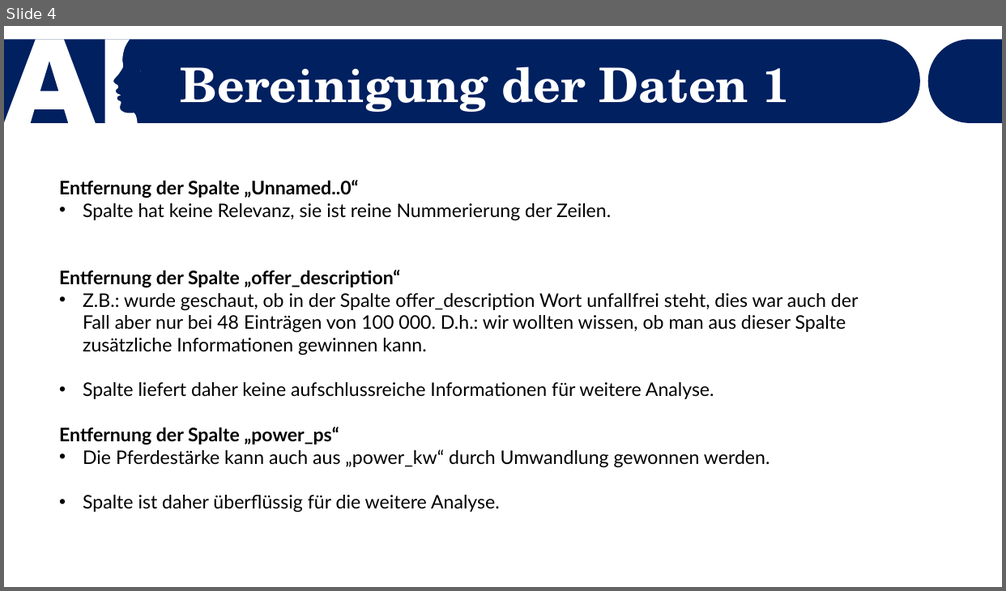
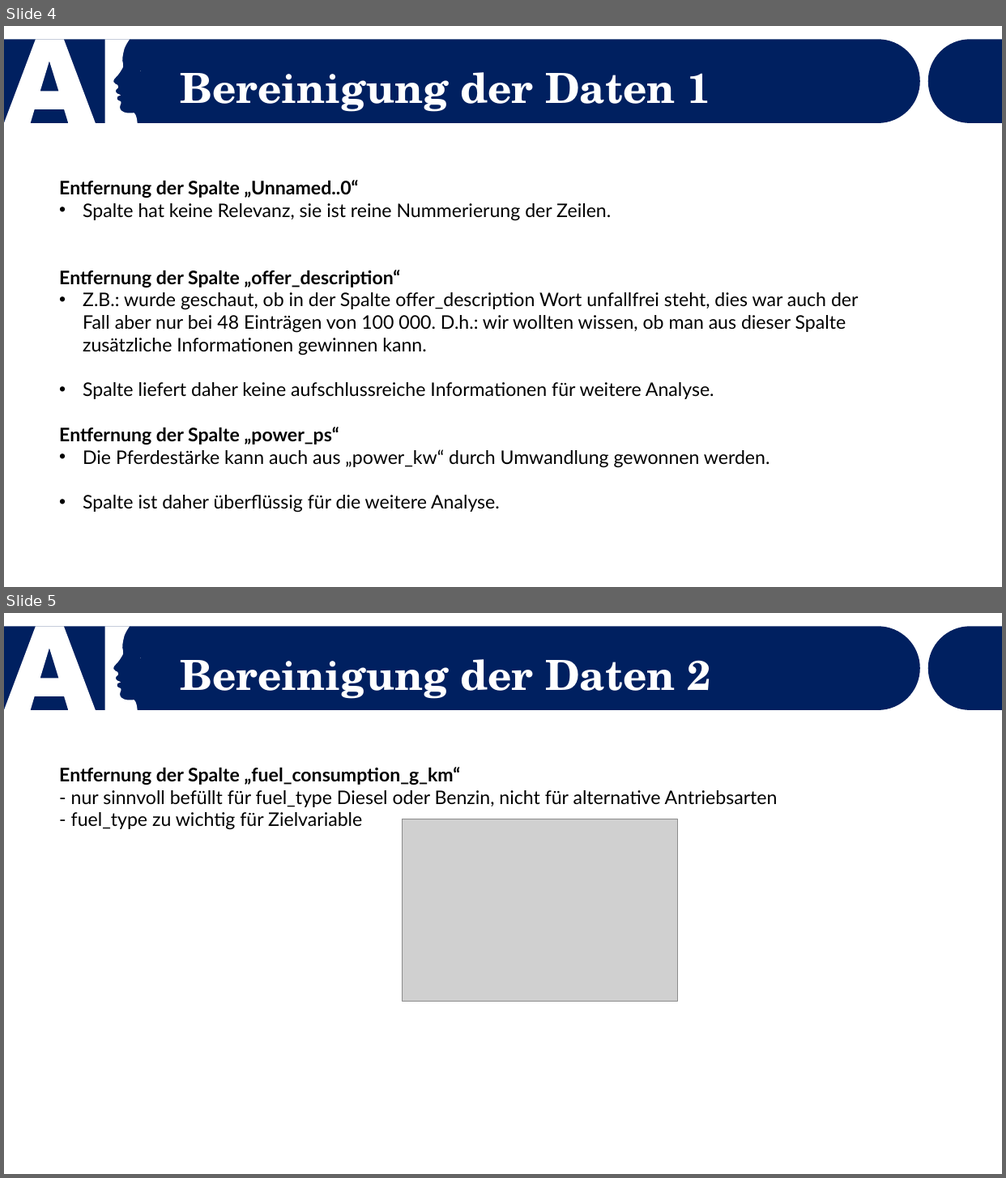
Before and after one commit to Dewin154/Projekt_Machine_Learning, a slide deck: Präsentation_Vorlage.pptx. Shown one above the other, each under a label of ours: slide 4 before the commit, slides 4 and 5 after it. The pictures are 1006x591 and 1006x1178 pixels, drawn with LibreOffice and Linux fonts; fonts in the diff are those of the drawing; grey boxes stand for pictures. Boxes give left, top, right and bottom in pixels: in the first picture for what was removed or moved away, otherwise in the second. Text is boxed around its words. In the diff, an @@ line names an element or a change of style, - is before the commit and + after.

```diff
--- a/Präsentation_Vorlage.pptx
+++ b/Präsentation_Vorlage.pptx
@@ slide 5 added at (x1=4, y1=613, x2=1002, y2=1174), background #FFFFFF; not listed: 3 template elements that a slide beside it also shows @@
@@ text added at (x1=181, y1=659, x2=710, y2=699), 40 pt, text #FFFFFF, bold @@
+Bereinigung der Daten 2
@@ text added at (x1=59, y1=767, x2=778, y2=830), 18 pt, text #000000 @@
+Entfernung der Spalte „fuel_consumption_g_km“
+- nur sinnvoll befüllt für fuel_type Diesel oder Benzin, nicht für alternative Antriebsarten
+- fuel_type zu wichtig für Zielvariable
@@ picture added at (x1=402, y1=820, x2=677, y2=1002) @@
@@ slide 4 changed as well @@
@@ text "Bereinigung der Daten 1" at (x1=181, y1=72, x2=710, y2=112): size 45.9 to 40 pt; line spacing 0.7 to 0.9 @@
```
Also in this commit, not shown: 8 other slides changed, 1 slide removed, 1 other file.
